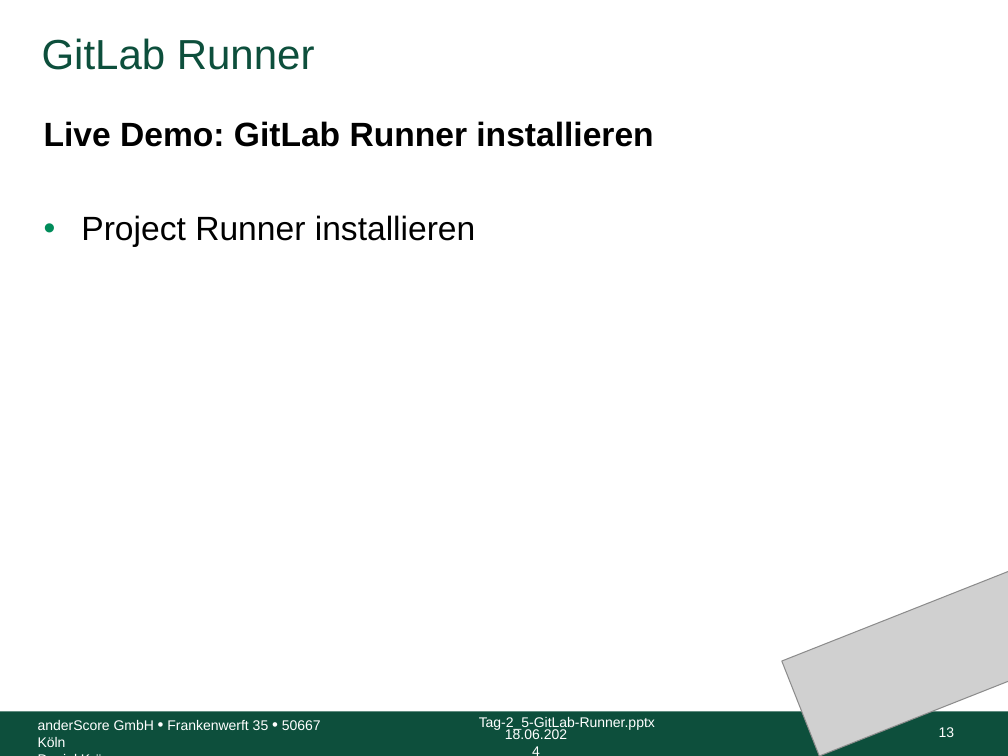
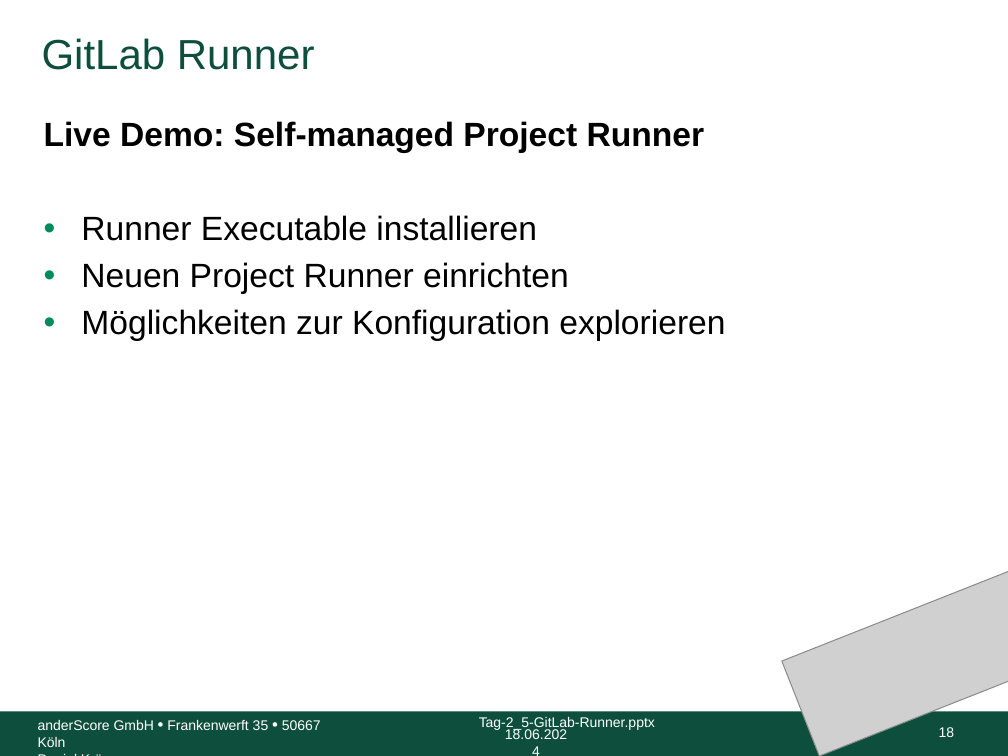
Before and after one commit to anderscore-gmbh/gitlab, a slide deck: slide 18 of slides/Tag-2_5-GitLab-Runner.pptx (slide 13 before the commit). Drawn at 1008x756 pixels with LibreOffice and Linux fonts; fonts in the diff are those of the drawing; grey boxes stand for pictures; background and template pictures are left out. Boxes give left, top, right and bottom in pixels: in the first picture for what was removed or moved away, otherwise in the second. Text is boxed around its words. In the diff, an @@ line names an element or a change of style, - is before the commit and + after.

```diff
--- a/slides/Tag-2_5-GitLab-Runner.pptx
+++ b/slides/Tag-2_5-GitLab-Runner.pptx
@@ text at <box>44,121,725,341</box>: text changed; bold off @@
-Live Demo: GitLab Runner installieren
-• Project Runner installieren
+Live Demo: Self-managed Project Runner
+• Runner Executable installieren
+• Neuen Project Runner einrichten
+• Möglichkeiten zur Konfiguration explorieren
@@ page number at <box>939,727,955,737</box>: text changed @@
-13
+18
```
Also in this commit, not shown: 26 other slides changed, 3 slides added, 2 slides removed, 1 other file.
